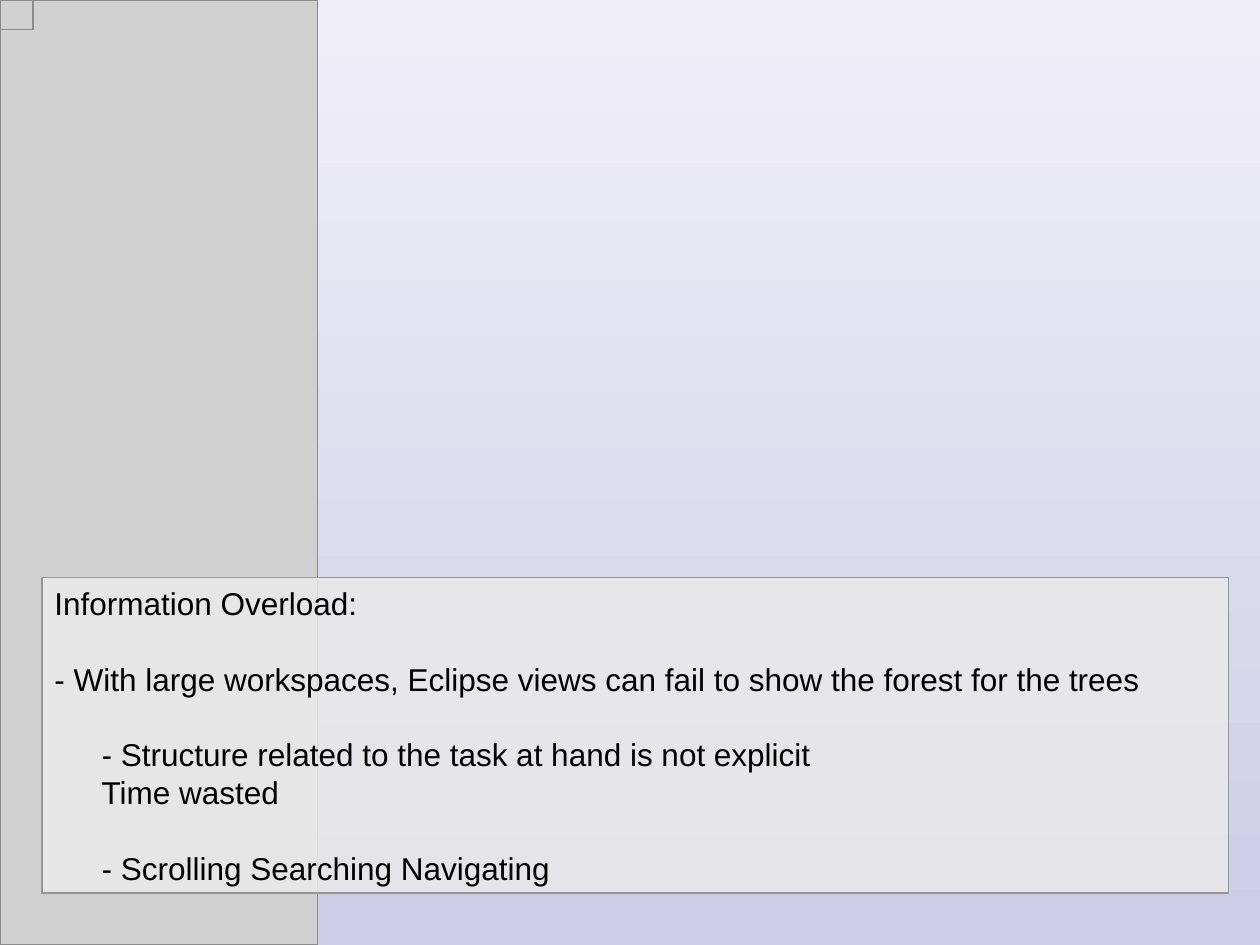
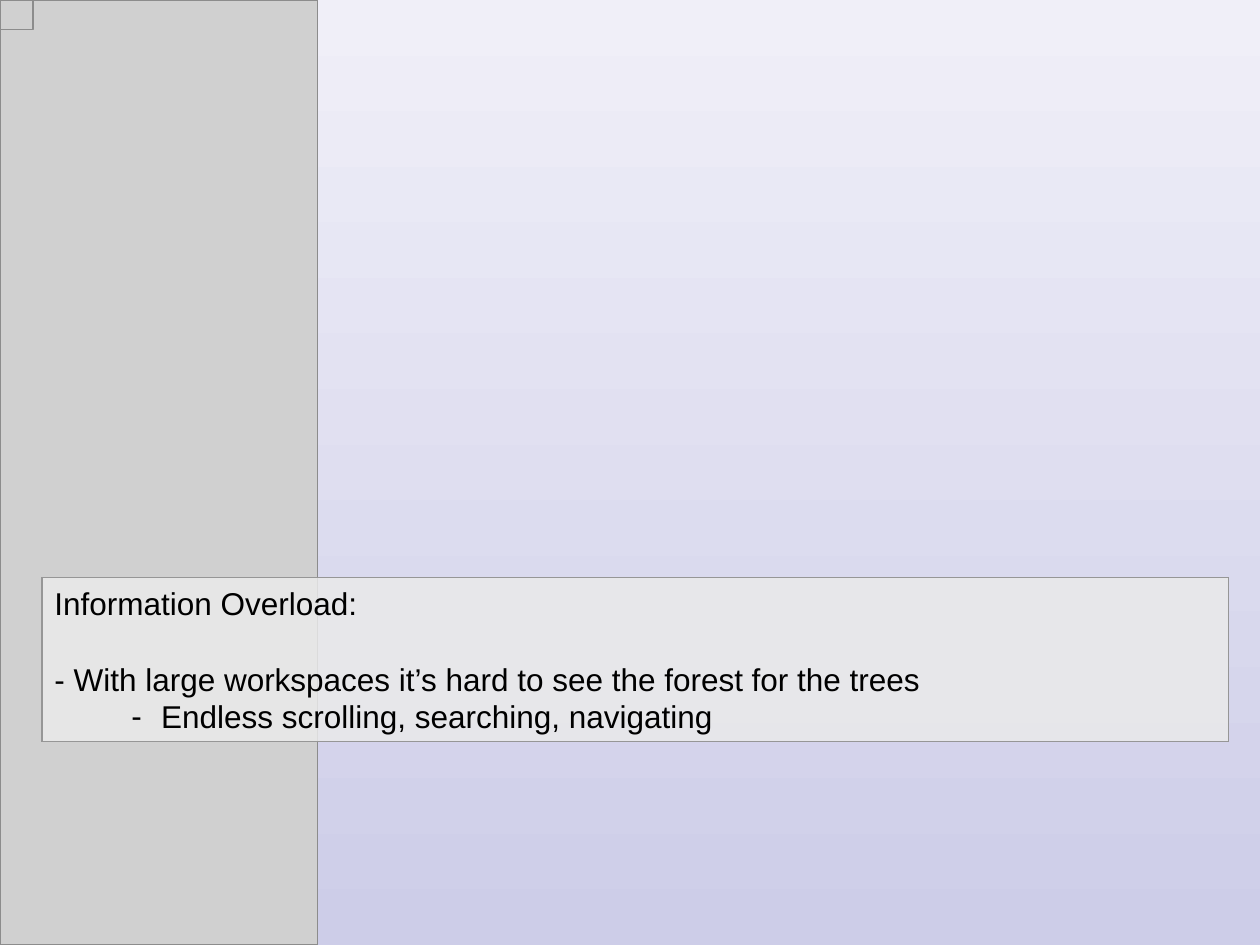
Before and after one commit to eclipse-mylyn/mylyn-website, a slide deck: slide 2 of publications/2006-03-mylar-eclipsecon.ppt (slide 4 before the commit). Drawn at 1260x945 pixels with LibreOffice and Linux fonts; fonts in the diff are those of the drawing; grey boxes stand for pictures; background and template pictures are left out. Boxes give left, top, right and bottom in pixels: in the first picture for what was removed or moved away, otherwise in the second. Text is boxed around its words. In the diff, an @@ line names an element or a change of style, - is before the commit and + after.

Commit message:
Progress on: prepare eclipsecon talk and slides

```diff
--- a/publications/2006-03-mylar-eclipsecon.ppt
+++ b/publications/2006-03-mylar-eclipsecon.ppt
@@ rectangle "Information Overload:": place and size @@
-rectangle "Information Overload:" at bbox=[42, 577, 1228, 892]
+rectangle "Information Overload:" at bbox=[42, 577, 1228, 741]
@@ text in rectangle at bbox=[74, 668, 920, 734]: text changed @@
-- With large workspaces, Eclipse views can fail to show the forest for the trees
-  - Structure related to the task at hand is not explicit
-  Time wasted
-    - Scrolling Searching Navigating
+- With large workspaces it’s hard to see the forest for the trees
+  – Endless scrolling, searching, navigating
```
Also in this commit, not shown: 3 other slides changed, 14 slides added, 15 slides removed.
